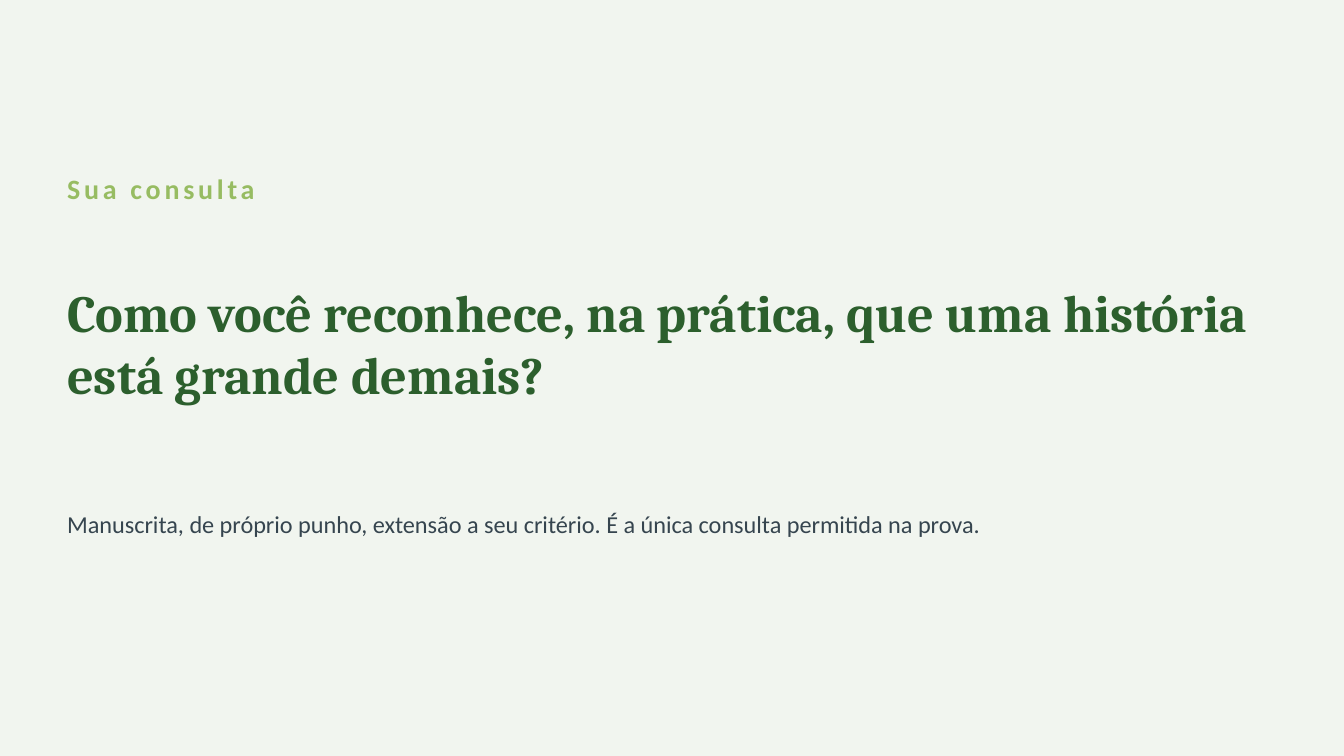
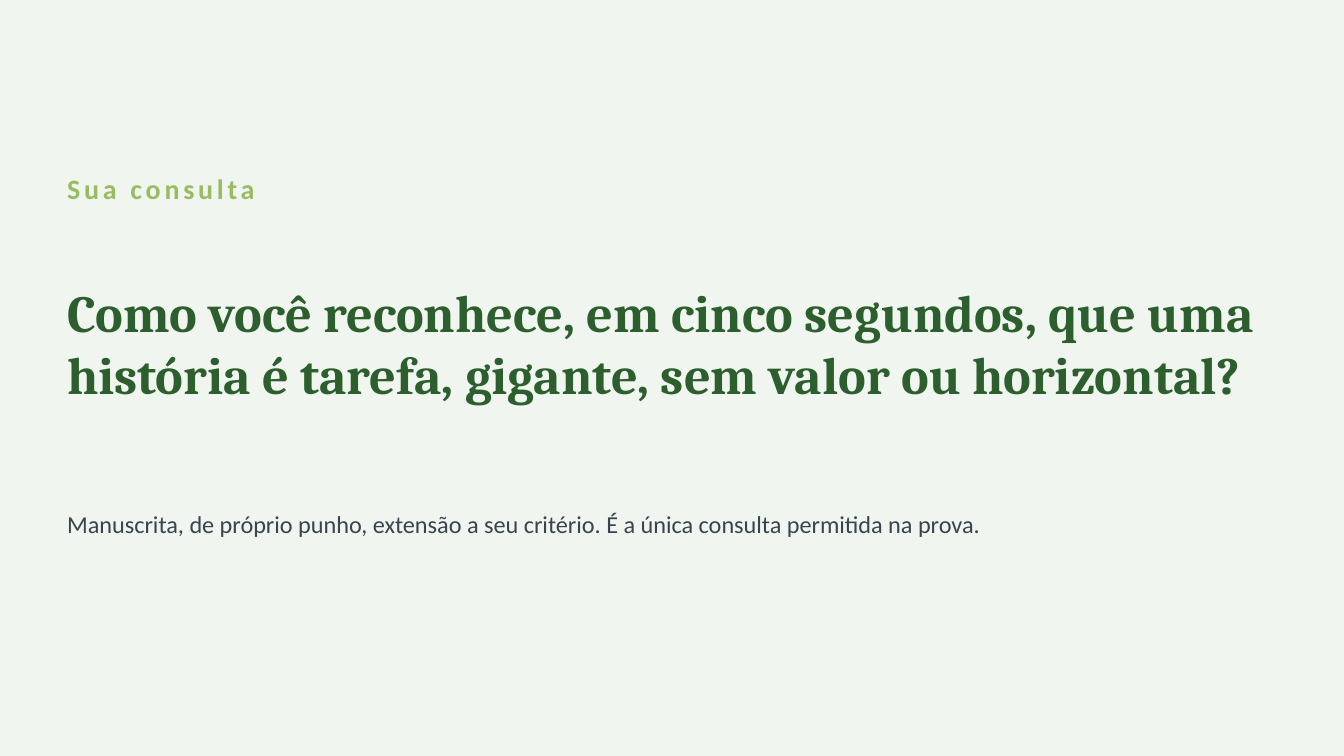
Before and after one commit to CatolicaSC-EngSoft/g1126-analise-projeto-desenvolvimento-agil-alunos, a slide deck: slide 30 of slides/aula-03-requisitos-historias-usuario.pptx (slide 16 before the commit). Drawn at 1344x756 pixels with LibreOffice and Linux fonts; fonts in the diff are those of the drawing. Boxes give left, top, right and bottom in pixels: in the first picture for what was removed or moved away, otherwise in the second. Text is boxed around its words. In the diff, an @@ line names an element or a change of style, - is before the commit and + after.

```diff
--- a/slides/aula-03-requisitos-historias-usuario.pptx
+++ b/slides/aula-03-requisitos-historias-usuario.pptx
@@ text at [67,295,1254,406]: text changed @@
-Como você reconhece, na prática, que uma história está grande demais?
+Como você reconhece, em cinco segundos, que uma história é tarefa, gigante, sem valor ou horizontal?
```
Also in this commit, not shown: 11 other slides changed, 17 slides added, 3 slides removed, 2 other files.
